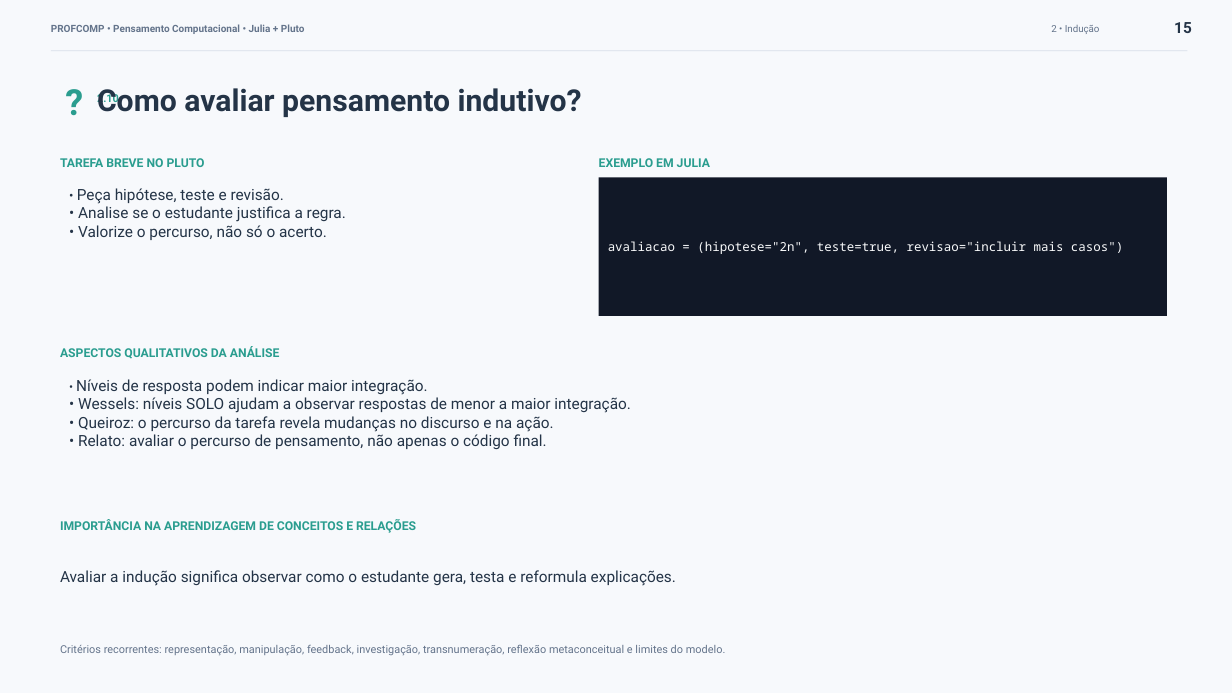
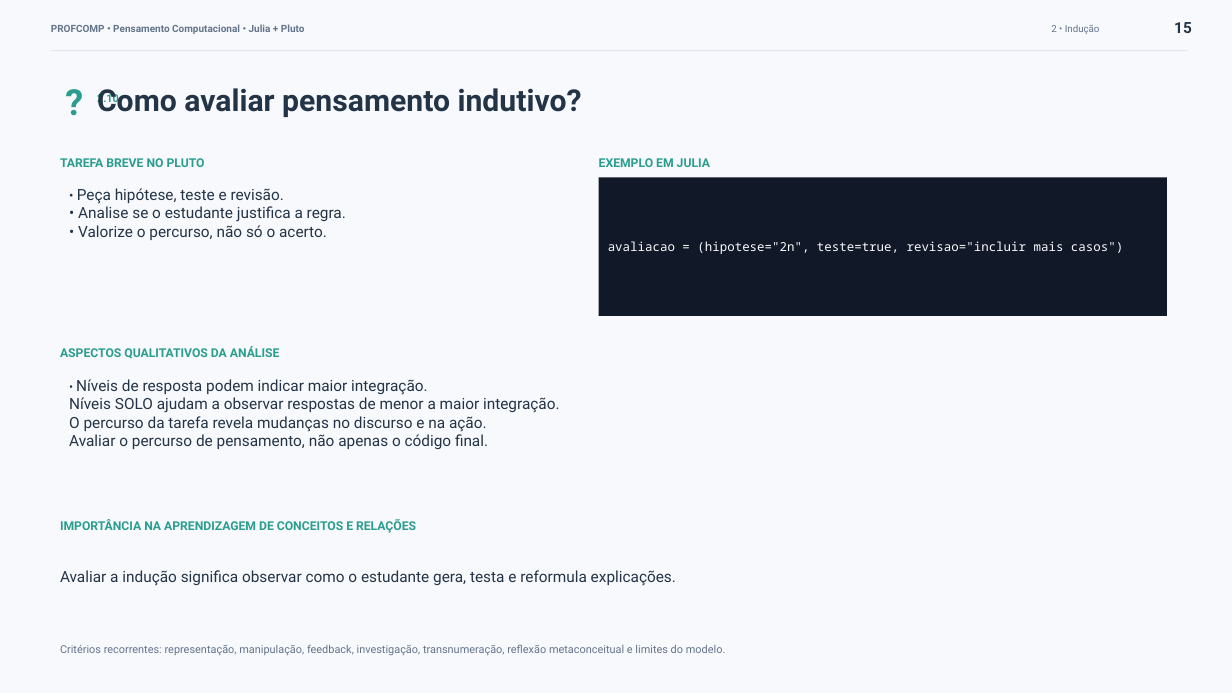
Before and after one commit to anaemilia/pensamento-computacional, a slide deck: slide 15 of Aula02_Pensamento_Indutivo/Aula02_Teoria-19-08-26.pptx. Drawn at 1232x693 pixels with LibreOffice and Linux fonts; fonts in the diff are those of the drawing. Boxes give left, top, right and bottom in pixels: in the first picture for what was removed or moved away, otherwise in the second. Text is boxed around its words. In the diff, an @@ line names an element or a change of style, - is before the commit and + after.

```diff
--- a/Aula02_Pensamento_Indutivo/Aula02_Teoria-19-08-26.pptx
+++ b/Aula02_Pensamento_Indutivo/Aula02_Teoria-19-08-26.pptx
@@ text at box(69, 397, 560, 449): text changed @@
-• Wessels: níveis SOLO ajudam a observar respostas de menor a maior integração.
-• Queiroz: o percurso da tarefa revela mudanças no discurso e na ação.
-• Relato: avaliar o percurso de pensamento, não apenas o código final.
+Níveis SOLO ajudam a observar respostas de menor a maior integração.
+O percurso da tarefa revela mudanças no discurso e na ação.
+Avaliar o percurso de pensamento, não apenas o código final.
```
Also in this commit, not shown: 9 other slides changed, 7 other files.
